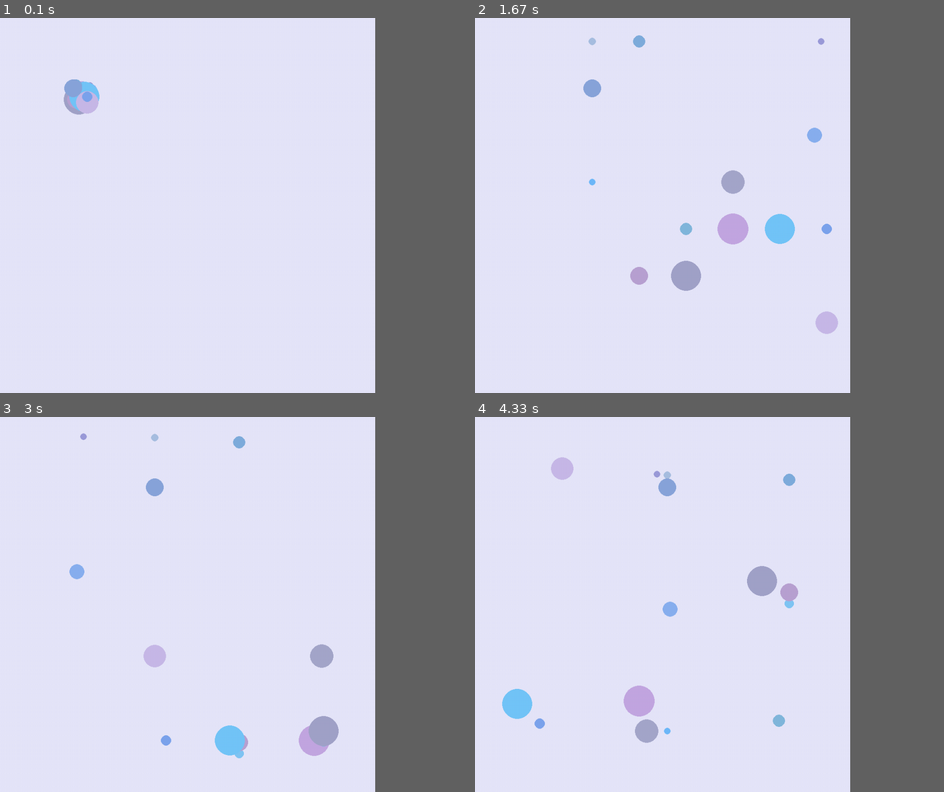
Above: before the commit, frames 1-4 (two rows, left to right).
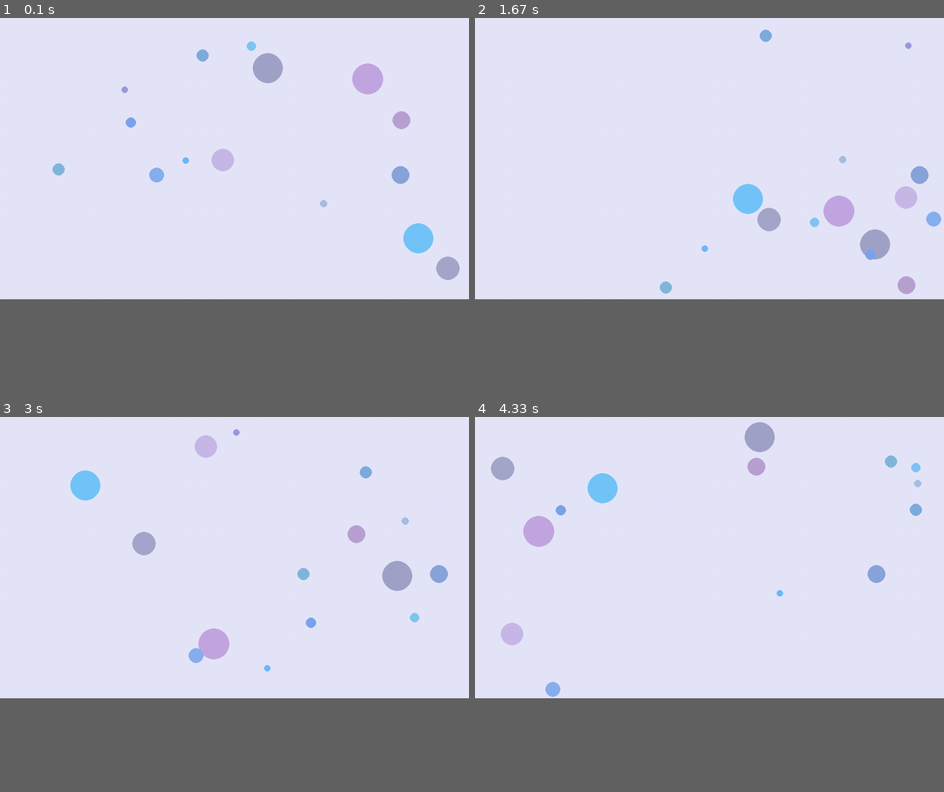
Above: after the commit, the same moments.

Repository: rhit-catapult/pygameproject-caffeinerush
Game: pygame game, started from Task 2.py
The game is run twice, just before and just after one commit, with the same random seed, the same clock (stepped at 60 frames per second) and the same inputs.
Inputs:
- Up to frame 1 (0.1 s): no input
- Up to frame 2 (1.67 s): no input
- Up to frame 3 (3 s): no input
- Up to frame 4 (4.33 s): no input
The window is 720x720 before the commit and 900x540 after it. Grey fills any space a smaller window leaves; there, only what the larger window draws over its background counts as a difference.

The runs differ from the first frame. In frame 1, 3.0% of the frame differs, in the area x 11-98%, y 6-70%; in frame 2, 4.5%; in frame 3, 4.3%; in frame 4, 4.7%, in the area x 3-96%, y 1-87%.

Commit message:
test commit

Diff:
--- a/Task 2.py
+++ b/Task 2.py
@@ -10,8 +10,8 @@
         colorg = random.randint(150, 200)
         colorb = random.randint(200, 250)
         self.color = (colorr, colorg, colorb)
-        self.x = x
-        self.y = y
+        self.x = random.randint(0, 1000)
+        self.y = random.randint(0, 600)
         self.radius = random.randint(7, 40)
         self.speed_x = random.randint(1, 7)
         self.speed_y = random.randint(-1, 5)
@@ -29,7 +29,7 @@
 
 def main():
     pygame.init()
-    screen = pygame.display.set_mode((800, 800))
+    screen = pygame.display.set_mode((1000, 600))
     pygame.display.set_caption('Bouncing Ball')
     screen.fill(pygame.Color('gray'))
     clock = pygame.time.Clock()
